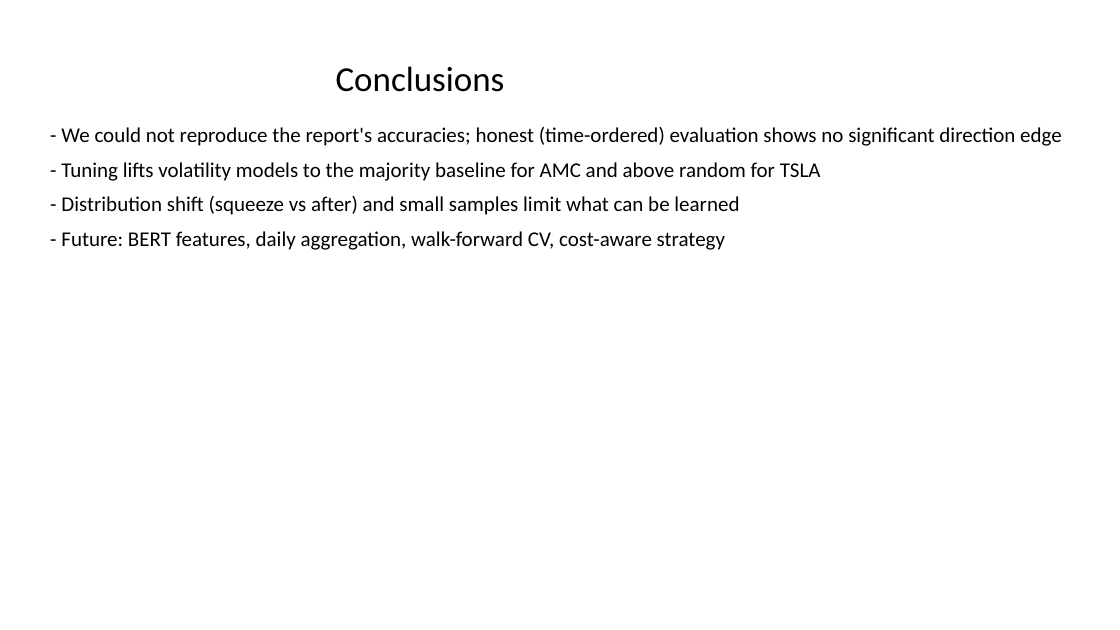
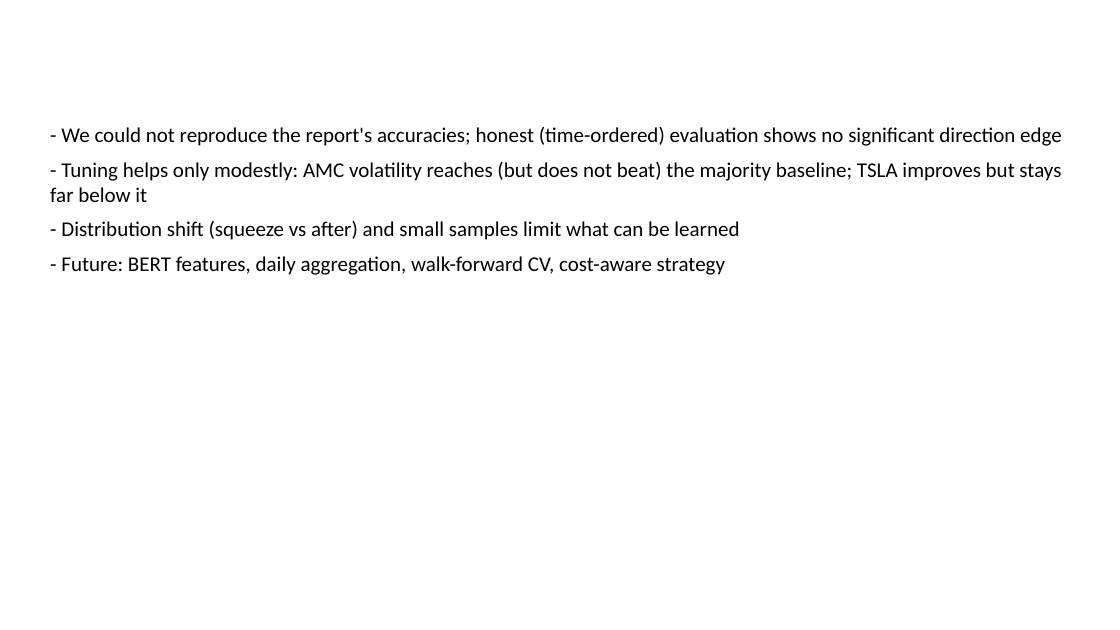
Before and after one commit to Prithvi-Aithal/wsb-market-prediction, a slide deck: slide 12 of docs/presentation.pptx. Drawn at 1120x630 pixels with LibreOffice and Linux fonts; fonts in the diff are those of the drawing. Boxes give left, top, right and bottom in pixels: in the first picture for what was removed or moved away, otherwise in the second. Text is boxed around its words. In the diff, an @@ line names an element or a change of style, - is before the commit and + after.

Commit message:
Fix chart legend overlap, soften tuning conclusion, center slide titles

```diff
--- a/docs/presentation.pptx
+++ b/docs/presentation.pptx
@@ title removed at <box>336,66,505,92</box> @@
-Conclusions
@@ text at <box>50,162,1061,202</box>: text changed @@
-- Tuning lifts volatility models to the majority baseline for AMC and above random for TSLA
+- Tuning helps only modestly: AMC volatility reaches (but does not beat) the majority baseline; TSLA improves but stays far below it
```
Also in this commit, not shown: 11 other slides changed, 2 slides added, 2 slides removed, 5 other files.
